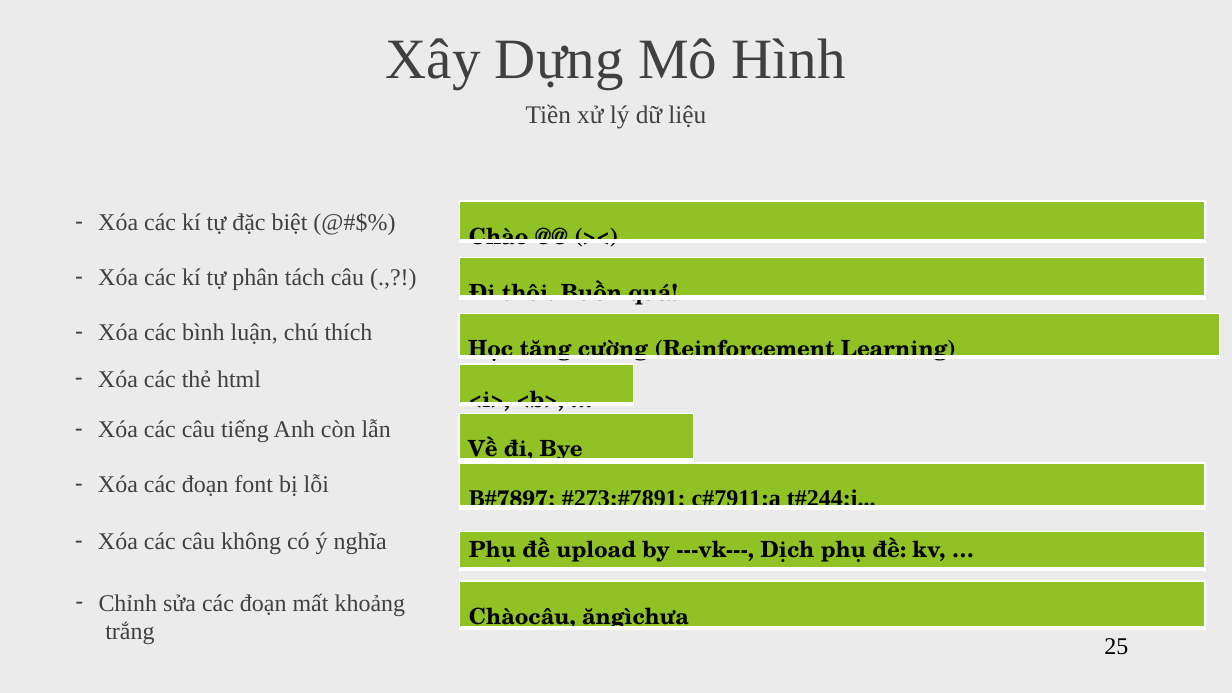
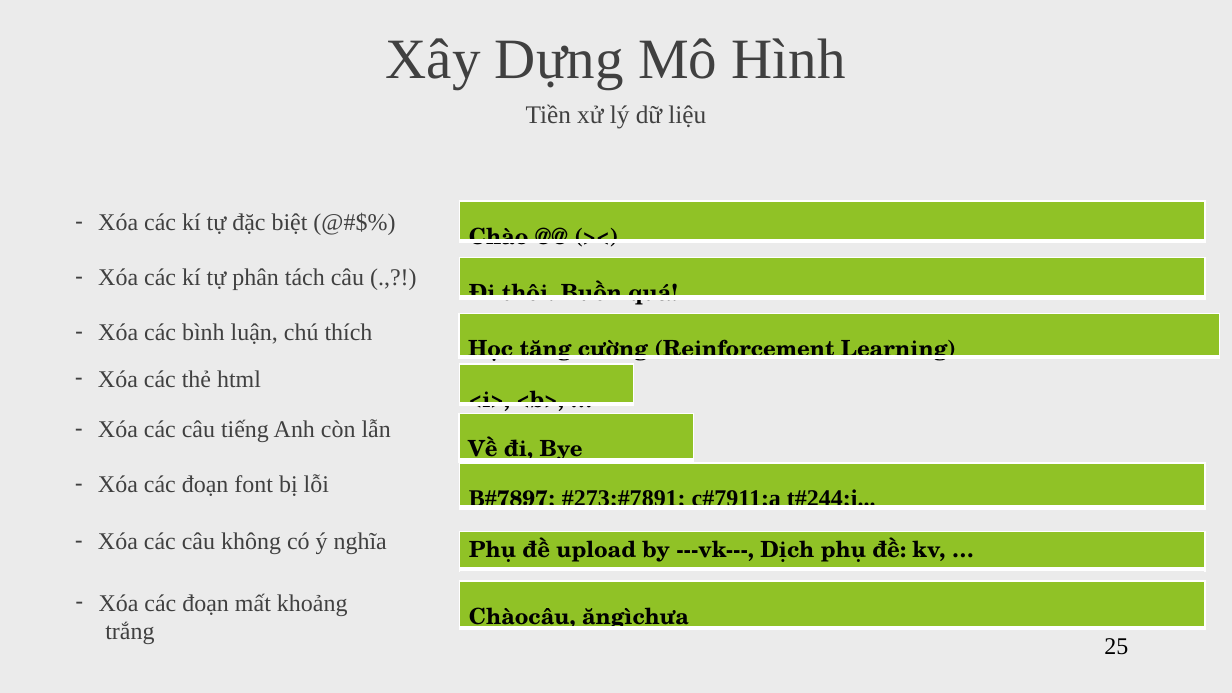
Before and after one commit to vanvibig/BaoCaoLuanVan, a slide deck: slide 25 of LVTN_Vi.pptx. Drawn at 1232x693 pixels with LibreOffice and Linux fonts; fonts in the diff are those of the drawing. Boxes give left, top, right and bottom in pixels: in the first picture for what was removed or moved away, otherwise in the second. Text is boxed around its words. In the diff, an @@ line names an element or a change of style, - is before the commit and + after.

Commit message:
18-05-2019

```diff
--- a/LVTN_Vi.pptx
+++ b/LVTN_Vi.pptx
@@ text at box(99, 593, 348, 616): text changed @@
-– Chỉnh sửa các đoạn mất khoảng
+– Xóa các đoạn mất khoảng
```
